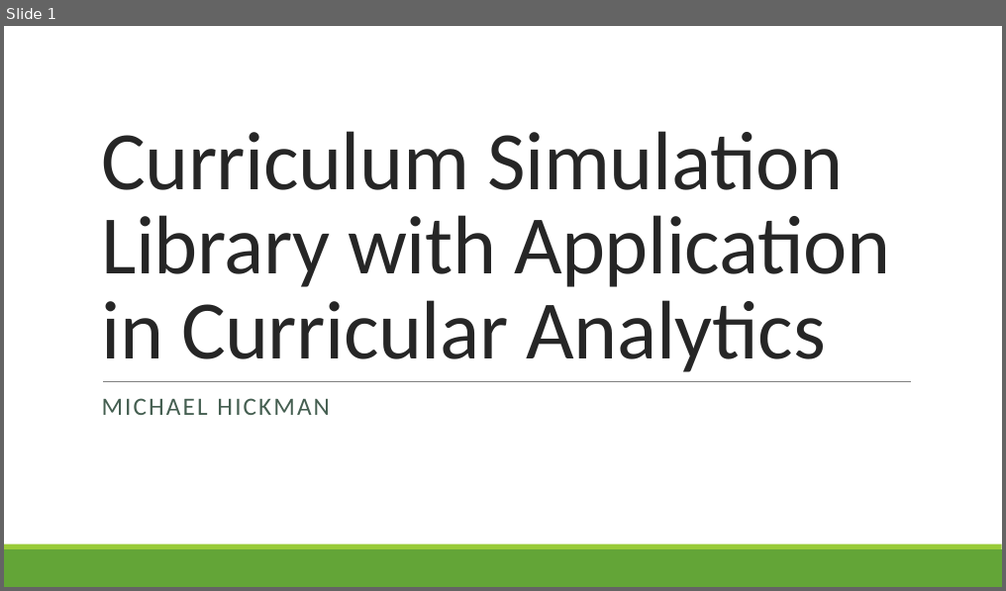
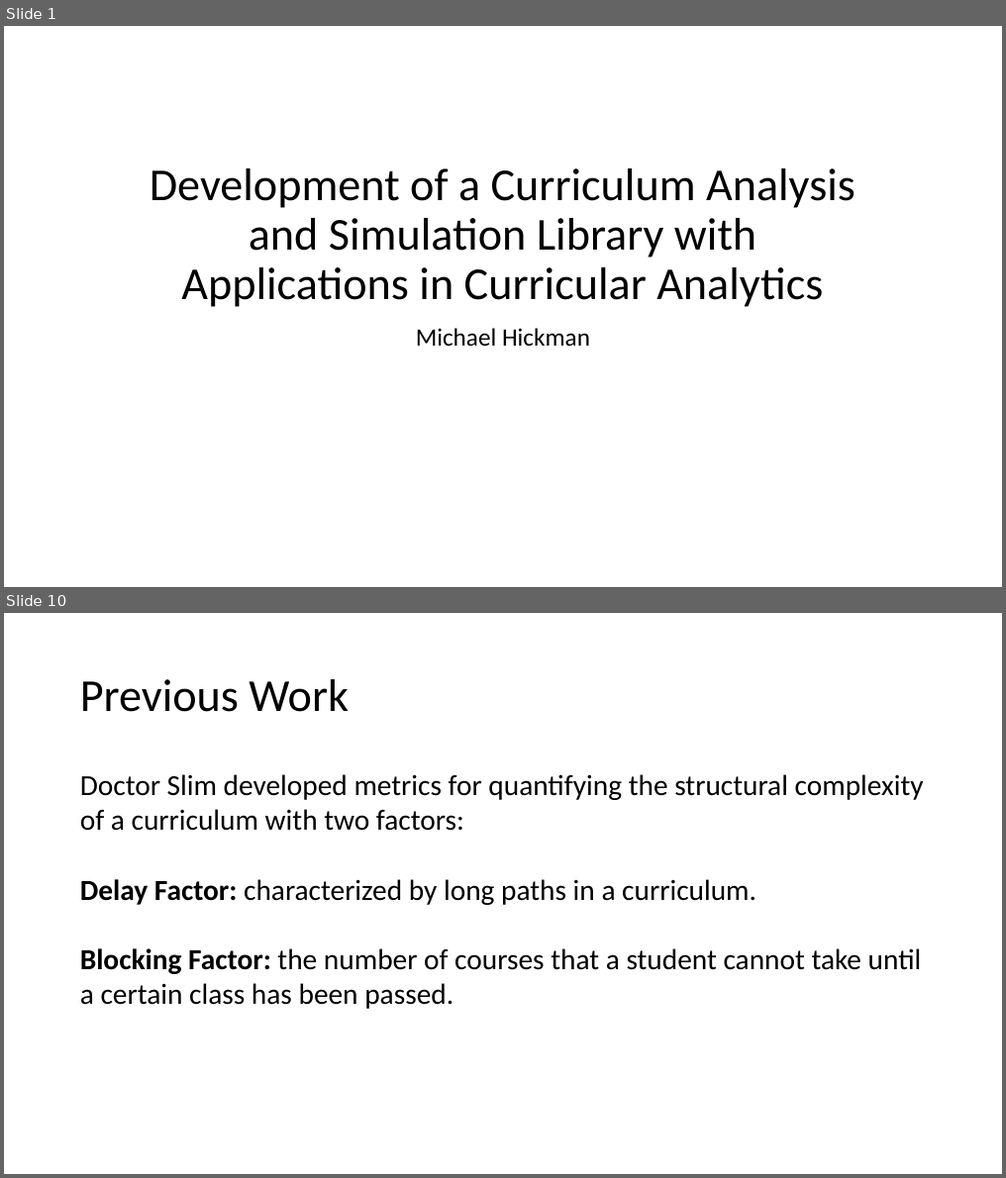
Before and after one commit to M-S-H/thesis, a slide deck: Defense.pptx. Shown one above the other, each under a label of ours: slide 1 before the commit, slides 1 and 10 after it; the slides between them are not shown. The pictures are 1006x591 and 1006x1178 pixels, drawn with LibreOffice and Linux fonts; fonts in the diff are those of the drawing. Boxes give left, top, right and bottom in pixels: in the first picture for what was removed or moved away, otherwise in the second. Text is boxed around its words. In the diff, an @@ line names an element or a change of style, - is before the commit and + after.

```diff
--- a/Defense.pptx
+++ b/Defense.pptx
@@ slide 10 added at (x1=4, y1=613, x2=1002, y2=1174), background #FFFFFF @@
@@ title added at (x1=80, y1=679, x2=349, y2=712), 44 pt, text #000000 @@
+Previous Work
@@ text added at (x1=80, y1=774, x2=924, y2=1009), 28 pt, text #000000 @@
+Doctor Slim developed metrics for quantifying the structural complexity of a curriculum with two factors:
+Delay Factor: characterized by long paths in a curriculum.
+Blocking Factor: the number of courses that a student cannot take until a certain class has been passed.
@@ slide 1 changed as well @@
@@ title at (x1=150, y1=169, x2=855, y2=307): text changed; size 80 to 44 pt; text colour #262626 to #000000 @@
-Curriculum Simulation Library with Application in Curricular Analytics
+Development of a Curriculum Analysis and Simulation Library with Applications in Curricular Analytics
@@ subtitle at (x1=416, y1=328, x2=590, y2=346): text changed; text colour #455F51 to #000000 @@
-MICHAEL HICKMAN
+Michael Hickman
@@ line removed from (103, 381) to (912, 381) @@
@@ rectangle removed at (x1=4, y1=550, x2=1002, y2=587) @@
@@ rectangle removed at (x1=4, y1=545, x2=1002, y2=550) @@
```
Also in this commit, not shown: 2 other slides changed, 26 other slides added, 22 other files.
